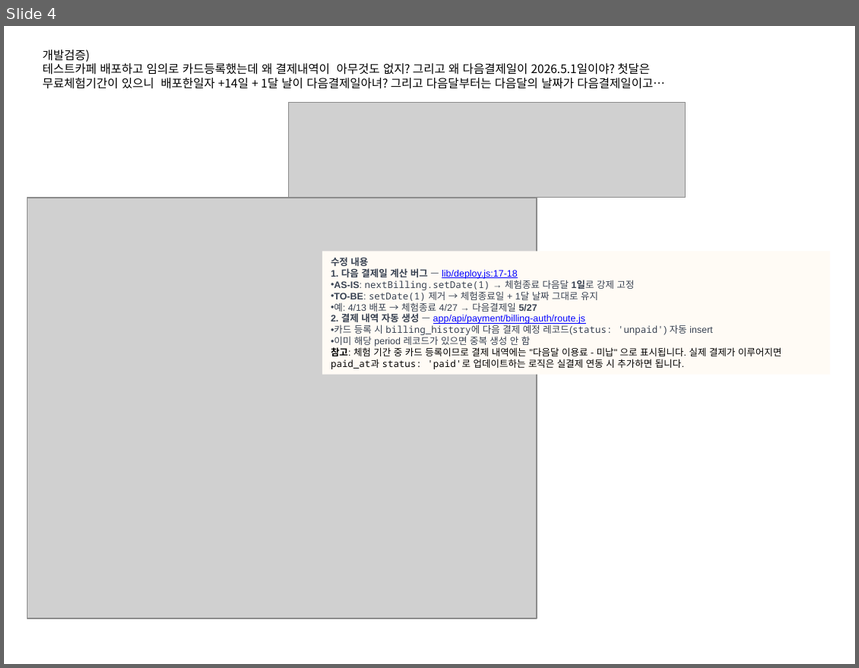
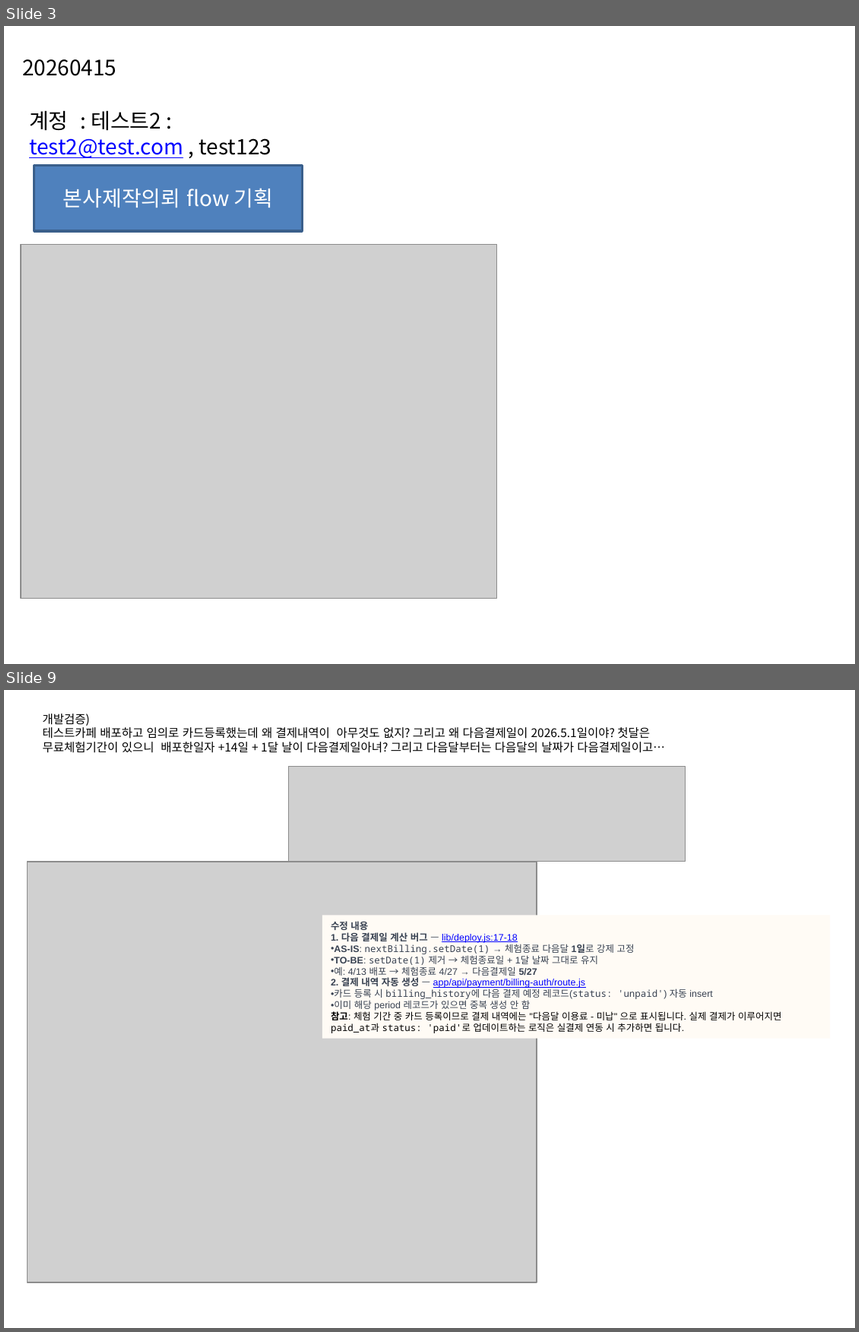
Before and after one commit to oksusoo1/homepageDev, a slide deck: My-plaform.pptx. Shown one above the other, each under a label of ours: slide 4 before the commit, slides 3 and 9 after it; the slides between them are not shown. The pictures are 859x668 and 859x1332 pixels, drawn with LibreOffice and Linux fonts; fonts in the diff are those of the drawing; grey boxes stand for pictures. Boxes give left, top, right and bottom in pixels: in the first picture for what was removed or moved away, otherwise in the second. Text is boxed around its words. In the diff, an @@ line names an element or a change of style, - is before the commit and + after.

```diff
--- a/My-plaform.pptx
+++ b/My-plaform.pptx
@@ slide 3 added at box(4, 26, 855, 664), background #FFFFFF @@
@@ text added at box(22, 59, 116, 76), 18 pt, text #000000 @@
+20260415
@@ text added at box(29, 111, 272, 158), 18 pt, text #000000 @@
+계정 : 테스트2 : test2@test.com , test123
@@ rectangle added at box(34, 166, 302, 232), fill #4F81BD, outline #3A5F8C 2 pt, 18 pt, text #FFFFFF @@
+본사제작의뢰 flow 기획
@@ picture added at box(21, 245, 498, 599) @@
@@ what was slide 4 is now slide 9 @@
```
Also in this commit, not shown: 1 slide changed, 4 other slides added, 7 other files.
